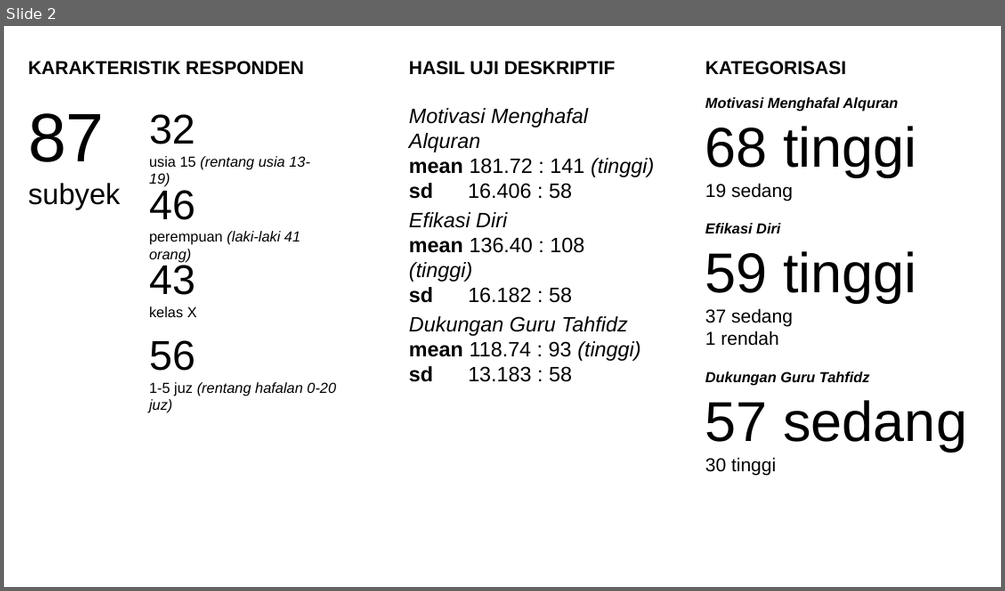
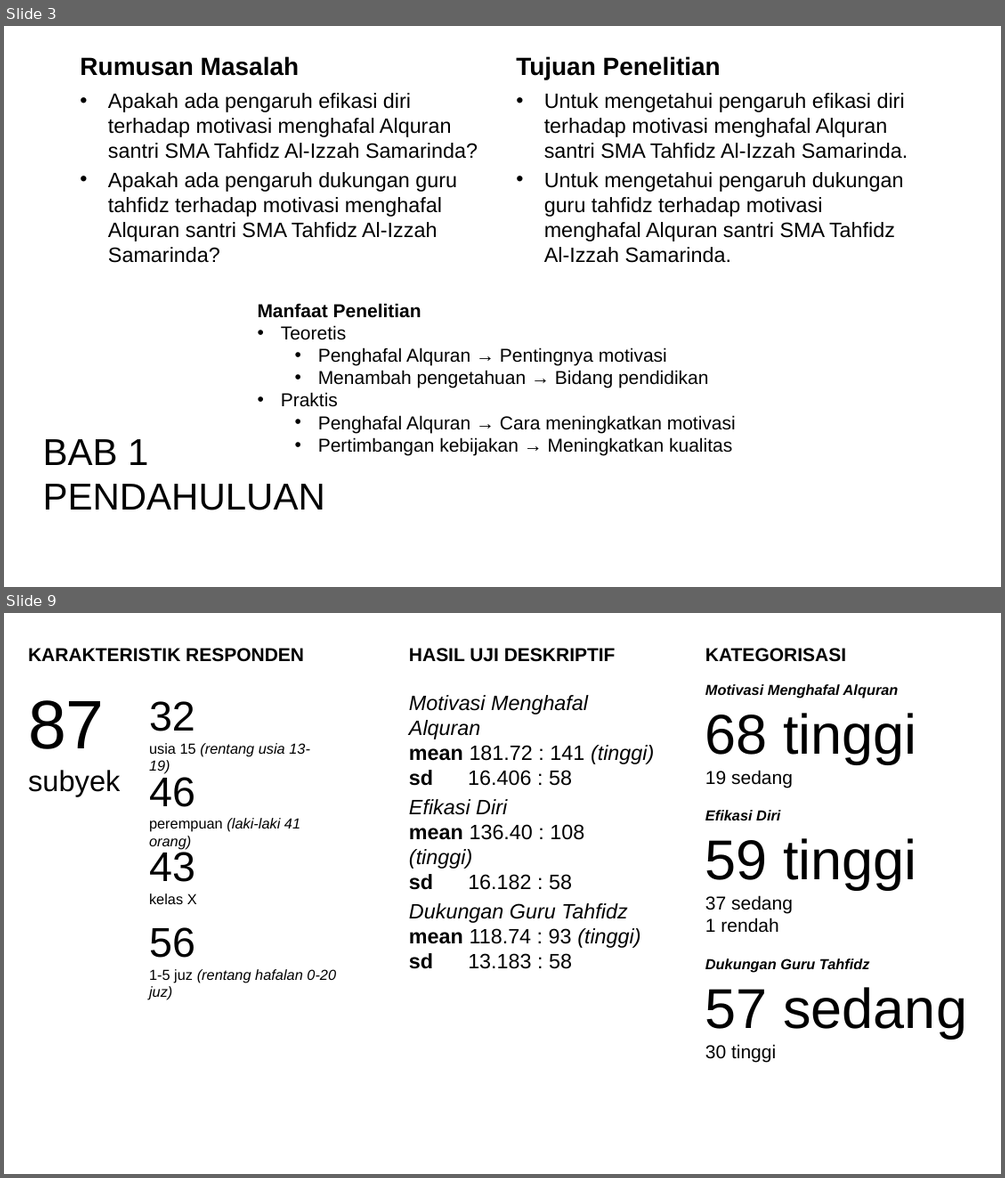
Before and after one commit to mzaini30/skripsi, a slide deck: pendadaran.pptx. Shown one above the other, each under a label of ours: slide 2 before the commit, slides 3 and 9 after it; the slides between them are not shown. The pictures are 1005x591 and 1005x1178 pixels, drawn with LibreOffice and Linux fonts; fonts in the diff are those of the drawing; background and template pictures are left out. Boxes give left, top, right and bottom in pixels: in the first picture for what was removed or moved away, otherwise in the second. Text is boxed around its words. In the diff, an @@ line names an element or a change of style, - is before the commit and + after.

```diff
--- a/pendadaran.pptx
+++ b/pendadaran.pptx
@@ slide 3 added at [4, 26, 1001, 587], background picture (left out) @@
@@ text added at [80, 56, 299, 76], 24 pt, text #000000, bold @@
+Rumusan Masalah
@@ text added at [516, 56, 720, 79], 24 pt, text #000000, bold @@
+Tujuan Penelitian
@@ text added at [108, 93, 477, 263], 20 pt, text #000000 @@
+• Apakah ada pengaruh efikasi diri terhadap motivasi menghafal Alquran santri SMA Tahfidz Al-Izzah Samarinda?
+• Apakah ada pengaruh dukungan guru tahfidz terhadap motivasi menghafal Alquran santri SMA Tahfidz Al-Izzah Samarinda?
@@ text added at [544, 93, 907, 263], 20 pt, text #000000 @@
+• Untuk mengetahui pengaruh efikasi diri terhadap motivasi menghafal Alquran santri SMA Tahfidz Al-Izzah Samarinda.
+• Untuk mengetahui pengaruh dukungan guru tahfidz terhadap motivasi menghafal Alquran santri SMA Tahfidz Al-Izzah Samarinda.
@@ text added at [258, 303, 736, 455], 18 pt, text #000000 @@
+Manfaat Penelitian
+• Teoretis
+  • Penghafal Alquran → Pentingnya motivasi
+  • Menambah pengetahuan → Bidang pendidikan
+• Praktis
+  • Penghafal Alquran → Cara meningkatkan motivasi
+  • Pertimbangan kebijakan → Meningkatkan kualitas
@@ text added at [43, 439, 325, 510], 36 pt, text #000000 @@
+BAB 1
+PENDAHULUAN
@@ what was slide 2 is now slide 9 @@
```
Also in this commit, not shown: 2 slides changed, 8 other slides added, 1 slide removed, 2 other files.
